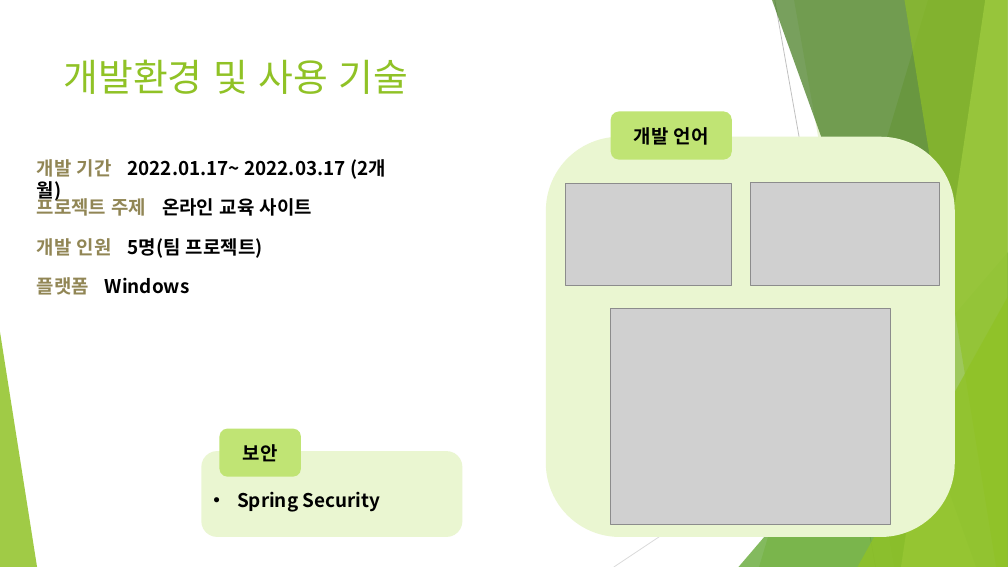
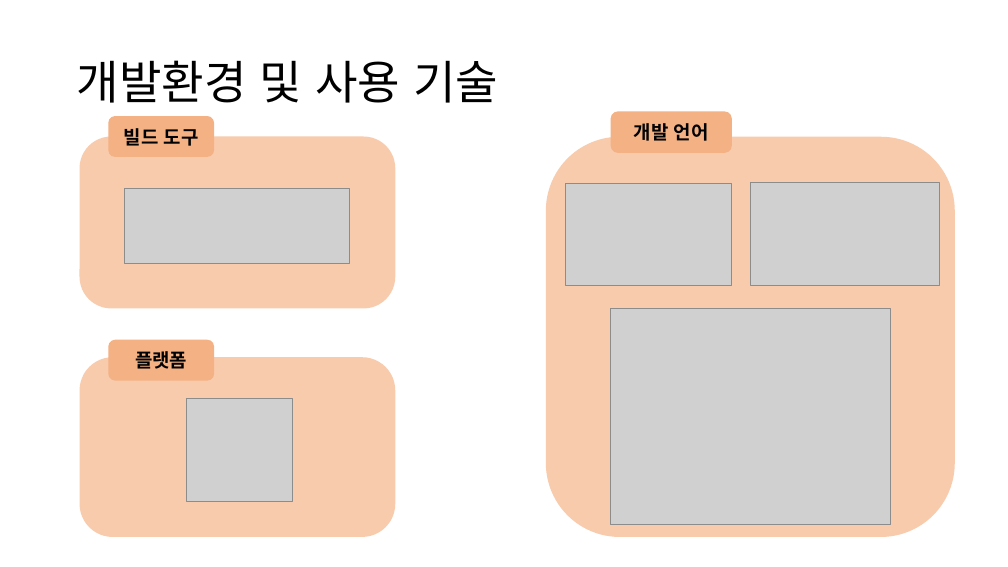
Before and after one commit to NALASAI/SelfIntroduction, a slide deck: slide 5 of 온라인 강의 사이트(BE).pptx. Drawn at 1008x567 pixels with LibreOffice and Linux fonts; fonts in the diff are those of the drawing; grey boxes stand for pictures. Boxes give left, top, right and bottom in pixels: in the first picture for what was removed or moved away, otherwise in the second. Text is boxed around its words. In the diff, an @@ line names an element or a change of style, - is before the commit and + after.

```diff
--- a/온라인 강의 사이트(BE).pptx
+++ b/온라인 강의 사이트(BE).pptx
@@ title "개발환경 및 사용 기술": place and size @@
-title "개발환경 및 사용 기술" at (64,59,409,94)
+title "개발환경 및 사용 기술" at (77,60,498,103)
@@ title "개발환경 및 사용 기술" at (77,60,498,103): size 36 to 44 pt, font Karla to Noto Sans CJK KR, text colour #90C226 to #000000; line spacing 1 to 0.9; vertical alignment top to middle @@
@@ rounded rectangle added at (108,116,214,157), fill #F4B183, 18 pt, text #000000, bold @@
+빌드 도구
@@ rounded rectangle "개발 언어": place and size @@
-rounded rectangle "개발 언어" at (611,111,732,160)
+rounded rectangle "개발 언어" at (611,111,732,153)
@@ rounded rectangle "개발 언어" at (611,111,732,153): fill #C0E474 to #F4B183 @@
@@ rounded rectangle added at (79,137,395,309), fill #F8CBAD @@
@@ rounded rectangle at (546,137,955,537): fill #EAF6D1 to #F8CBAD @@
@@ text removed at (37,159,345,177) @@
-개발 기간 2022.01.17~ 2022.03.17 (2개월)
@@ text removed at (37,195,312,216) @@
-프로젝트 주제 온라인 교육 사이트
@@ picture added at (125,188,350,263) @@
@@ text removed at (37,238,263,258) @@
-개발 인원 5명(팀 프로젝트)
@@ group removed at (0,0,1008,567): 5 freeform shapes, 3 triangles, 2 lines @@
@@ rounded rectangle added at (79,358,395,538), fill #F8CBAD @@
@@ rounded rectangle "플랫폼": place and size @@
-rounded rectangle "플랫폼" at (37,277,190,295)
+rounded rectangle "플랫폼" at (108,340,214,380)
@@ rounded rectangle "플랫폼" at (108,340,214,380): vertical alignment top to middle; fill none to #F4B183 @@
@@ text in rounded rectangle at (135,351,187,369): text changed @@
-플랫폼 Windows
+플랫폼
@@ picture added at (187,399,293,502) @@
@@ rounded rectangle removed at (219,429,301,477) @@
-보안
@@ rounded rectangle removed at (201,451,462,538) @@
-• Spring Security
```
Also in this commit, not shown: 36 other slides changed, 2 slides added.
